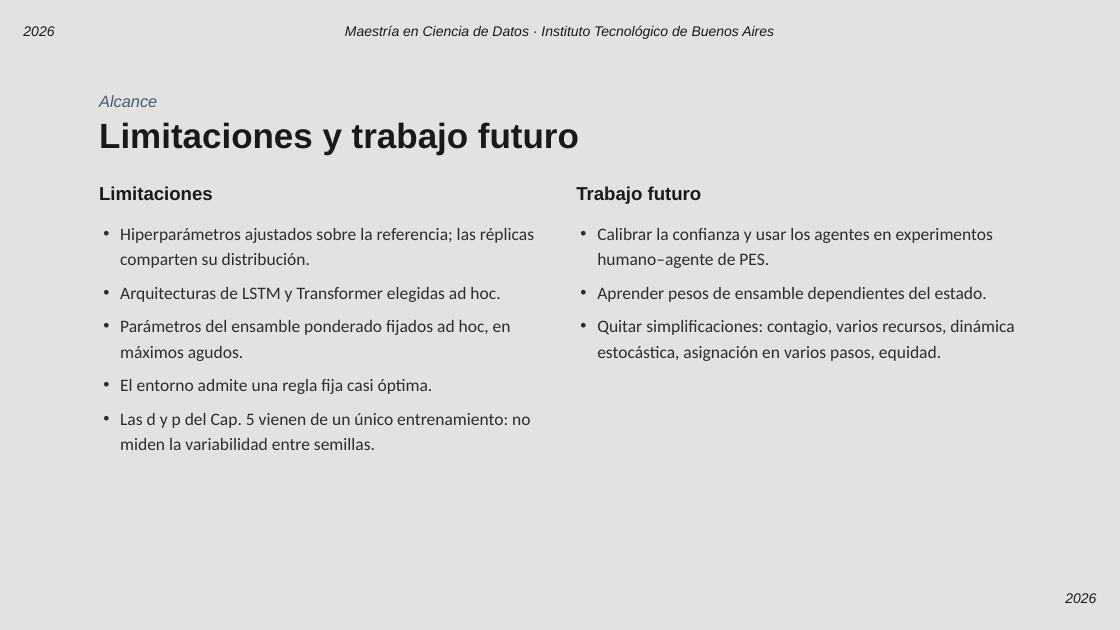
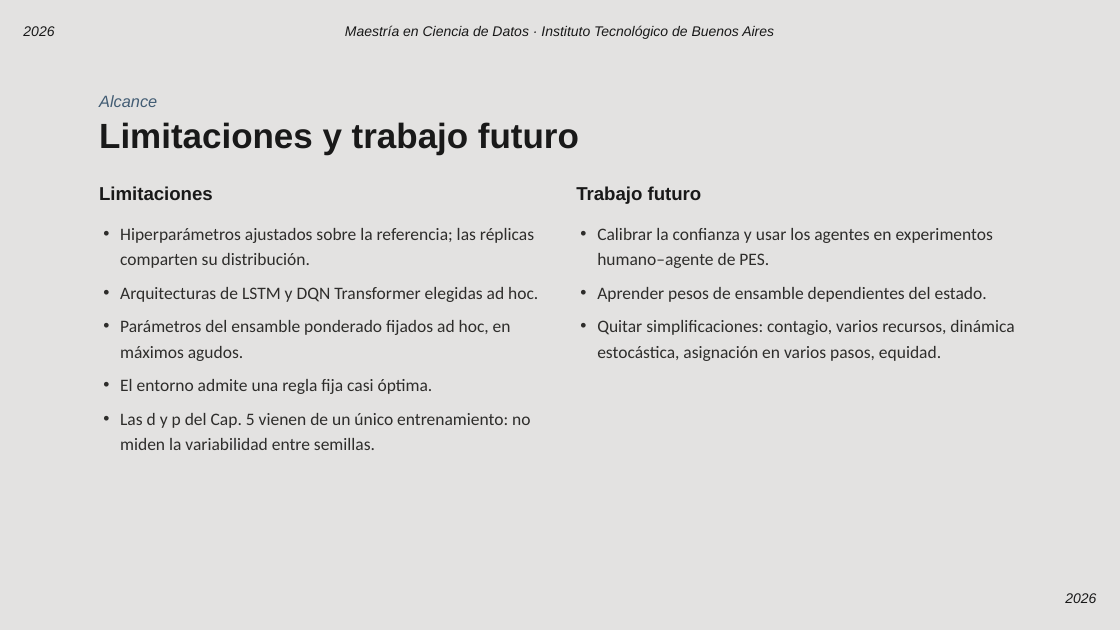
Before and after one commit to Maximiliano0/mPES, a slide deck: slide 21 of writings/out/mPES — Defensa de tesis.pptx. Drawn at 1120x630 pixels with LibreOffice and Linux fonts; fonts in the diff are those of the drawing; background and template pictures are left out. Boxes give left, top, right and bottom in pixels: in the first picture for what was removed or moved away, otherwise in the second. Text is boxed around its words. In the diff, an @@ line names an element or a change of style, - is before the commit and + after.

```diff
--- a/writings/out/mPES — Defensa de tesis.pptx
+++ b/writings/out/mPES — Defensa de tesis.pptx
@@ text at (120,287,538,302): text changed @@
-• Arquitecturas de LSTM y Transformer elegidas ad hoc.
+• Arquitecturas de LSTM y DQN Transformer elegidas ad hoc.
```
Also in this commit, not shown: 14 other slides changed.
